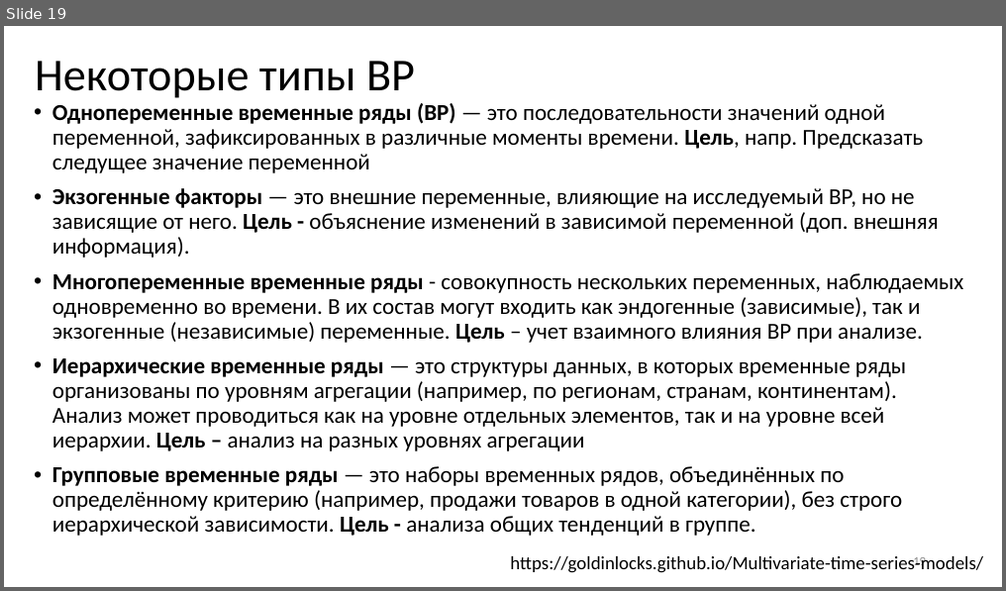
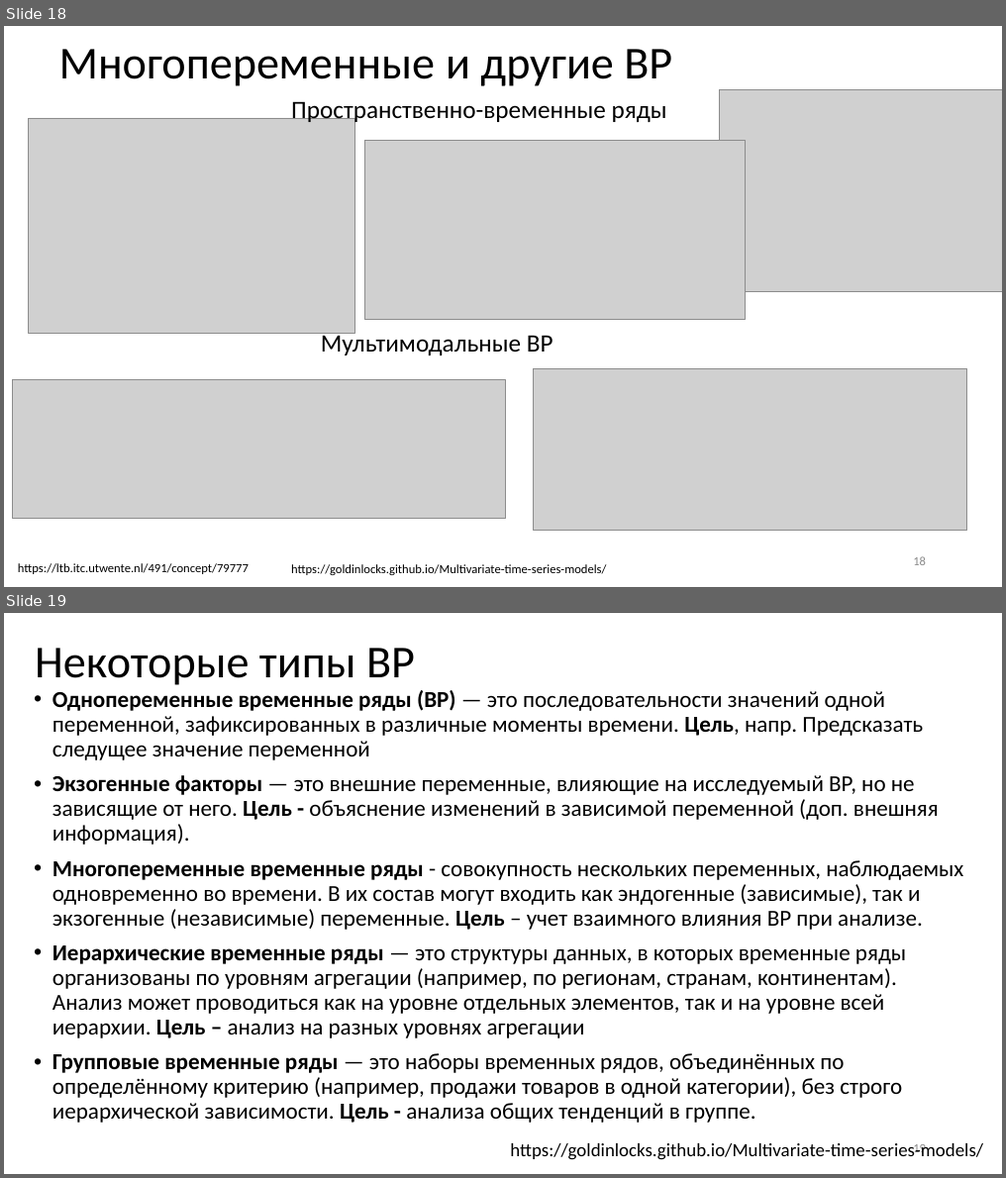
Before and after one commit to MVRonkin/TimeSeriesCourse, a slide deck: 2025/LEC/01-1 Введение в АВР.pptx. Shown one above the other, each under a label of ours: slide 19 before the commit, slides 18 and 19 after it. The pictures are 1006x591 and 1006x1178 pixels, drawn with LibreOffice and Linux fonts; fonts in the diff are those of the drawing; grey boxes stand for pictures. Boxes give left, top, right and bottom in pixels: in the first picture for what was removed or moved away, otherwise in the second. Text is boxed around its words. In the diff, an @@ line names an element or a change of style, - is before the commit and + after.

```diff
--- a/2025/LEC/01-1 Введение в АВР.pptx
+++ b/2025/LEC/01-1 Введение в АВР.pptx
@@ slide 18 added at box(4, 26, 1002, 587), background #FFFFFF @@
@@ title added at box(59, 49, 672, 86), 44 pt, text #000000 @@
+Многопеременные и другие ВР
@@ text added at box(291, 101, 667, 124), 24 pt, text #000000 @@
+Пространственно-временные ряды
@@ picture added at box(720, 89, 1002, 291) @@
@@ picture added at box(29, 118, 355, 333) @@
@@ picture added at box(364, 141, 746, 319) @@
@@ text added at box(321, 331, 553, 356), 24 pt, text #000000 @@
+Мультимодальные ВР
@@ picture added at box(12, 380, 506, 519) @@
@@ picture added at box(534, 369, 966, 531) @@
@@ page number added at box(913, 557, 926, 566), 12 pt, text #8C8C8C @@
+18
@@ text added at box(18, 564, 249, 574), 12 pt, text #000000 @@
+https://ltb.itc.utwente.nl/491/concept/79777
@@ text added at box(291, 565, 606, 575), 12 pt, text #000000 @@
+https://goldinlocks.github.io/Multivariate-time-series-models/
```
Also in this commit, not shown: 1 slide changed, 5 other files.
